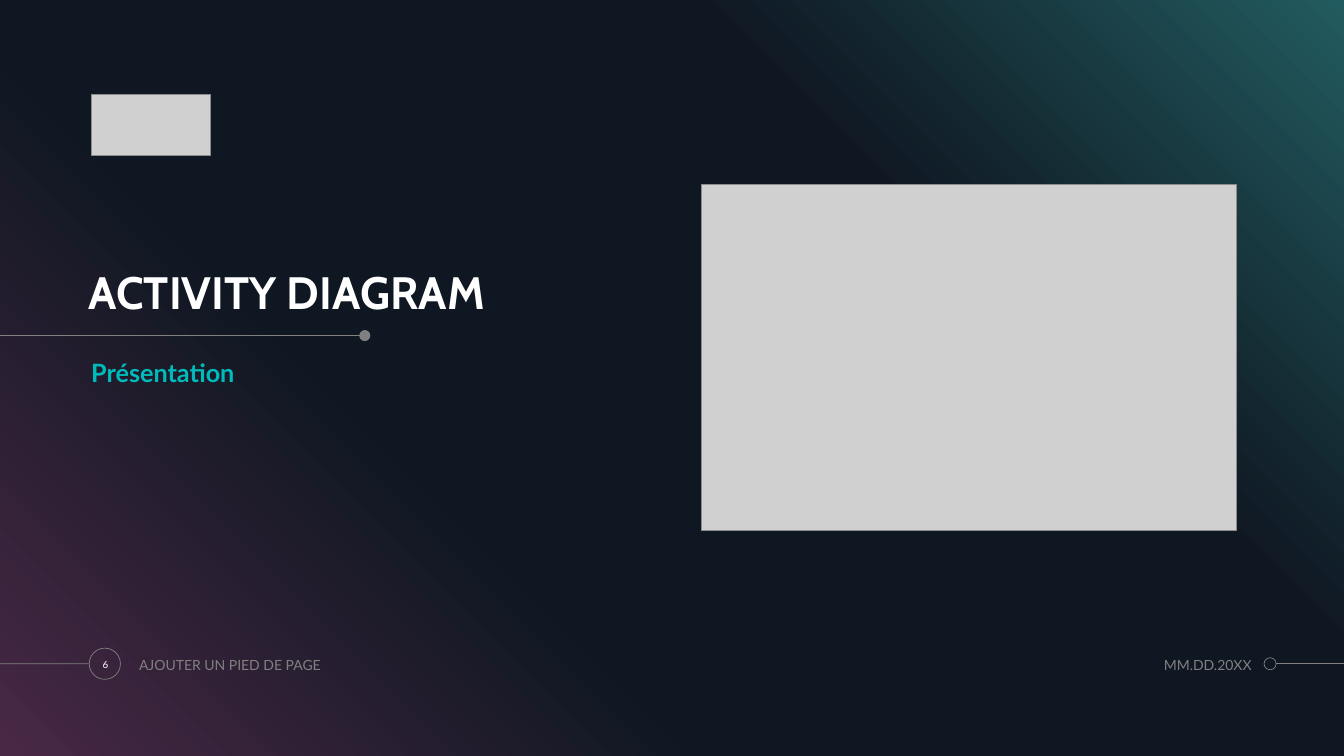
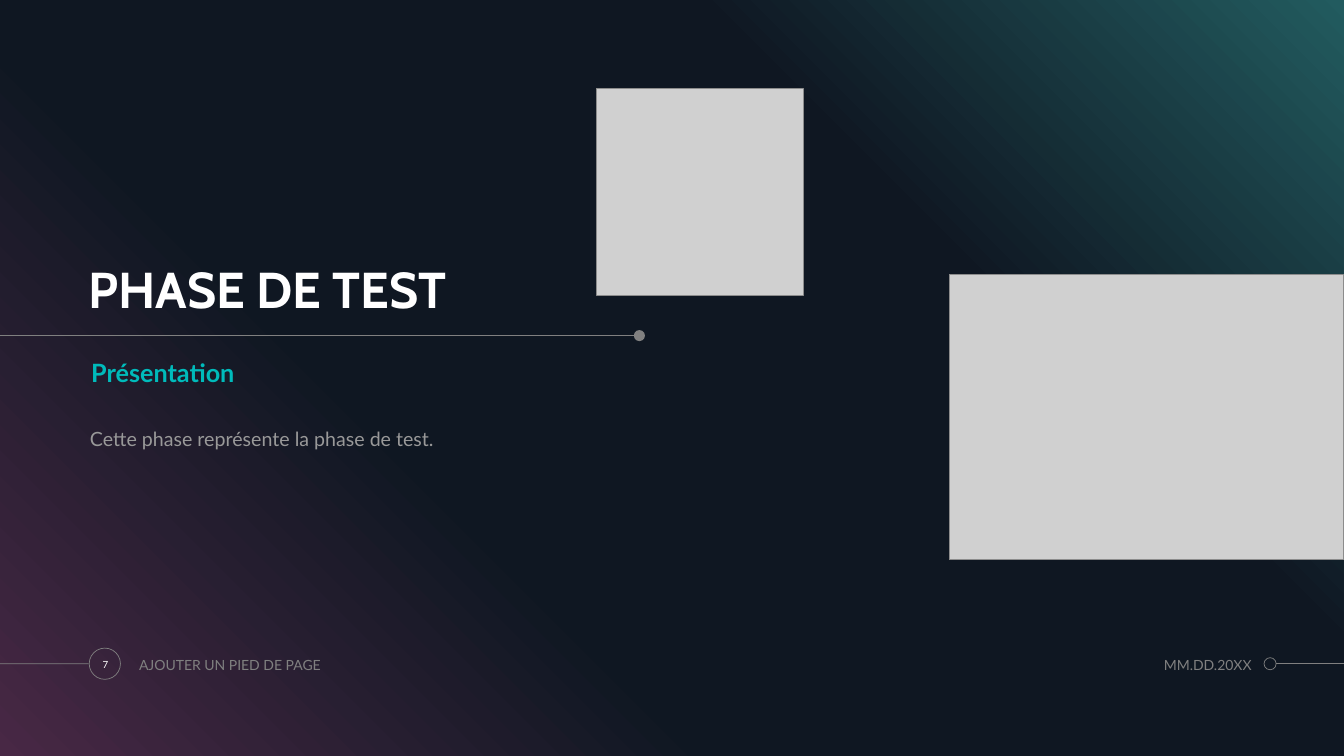
Before and after one commit to maldoq/ApplicationAssociation, a slide deck: slide 7 of Application/PROJET N°3 PYTHON.pptx (slide 6 before the commit). Drawn at 1344x756 pixels with LibreOffice and Linux fonts; fonts in the diff are those of the drawing; grey boxes stand for pictures; background and template pictures are left out. Boxes give left, top, right and bottom in pixels: in the first picture for what was removed or moved away, otherwise in the second. Text is boxed around its words. In the diff, an @@ line names an element or a change of style, - is before the commit and + after.

Commit message:
version 2.2
légère amélioration du diagramme de cas d'utilisation et de l'activité

```diff
--- a/Application/PROJET N°3 PYTHON.pptx
+++ b/Application/PROJET N°3 PYTHON.pptx
@@ picture added at (x1=597, y1=89, x2=804, y2=295) @@
@@ picture removed at (x1=92, y1=95, x2=211, y2=155) @@
@@ picture removed at (x1=702, y1=185, x2=1237, y2=531) @@
@@ title removed at (x1=89, y1=276, x2=485, y2=310) @@
-ACTIVITY DIAGRAM
@@ title added at (x1=89, y1=272, x2=447, y2=309), 36 pt, text #FFFFFF, bold @@
+PHASE DE TEST
@@ picture added at (x1=950, y1=274, x2=1344, y2=560) @@
@@ line moved from (0, 336) - (365, 336) to (0, 336) - (639, 336) @@
@@ ellipse moved from (x1=359, y1=330, x2=370, y2=341) to (x1=634, y1=330, x2=645, y2=341) @@
@@ text added at (x1=90, y1=431, x2=434, y2=450), 14 pt, text #999999 @@
+Cette phase représente la phase de test.
@@ page number at (x1=103, y1=661, x2=109, y2=668): text changed @@
-6
+7
```
Also in this commit, not shown: 5 other slides changed, 1 slide added, 6 slides removed, 4 other files.
